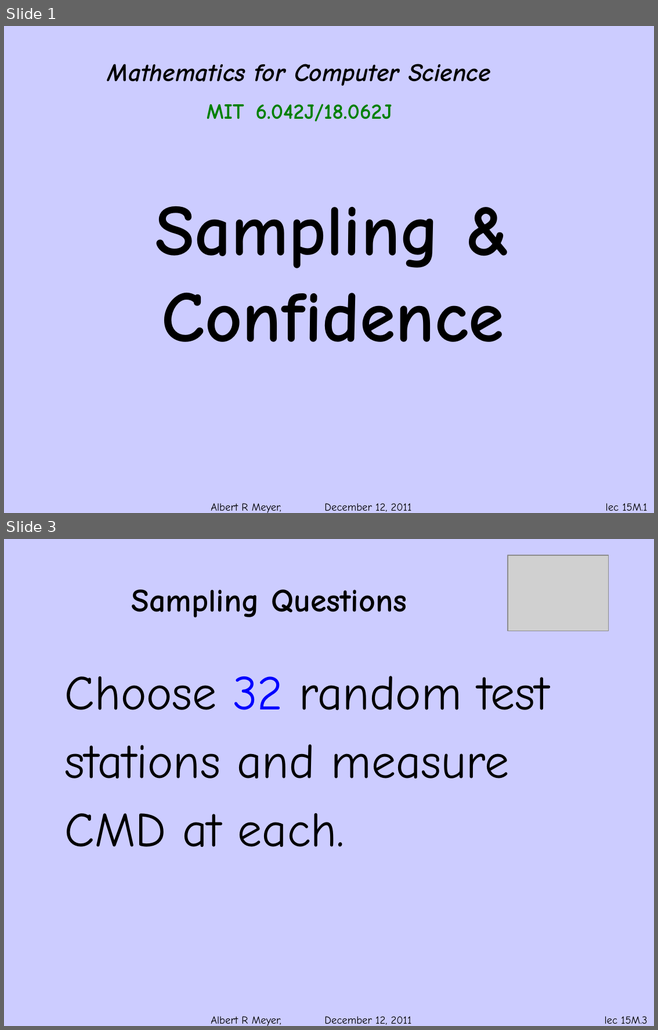
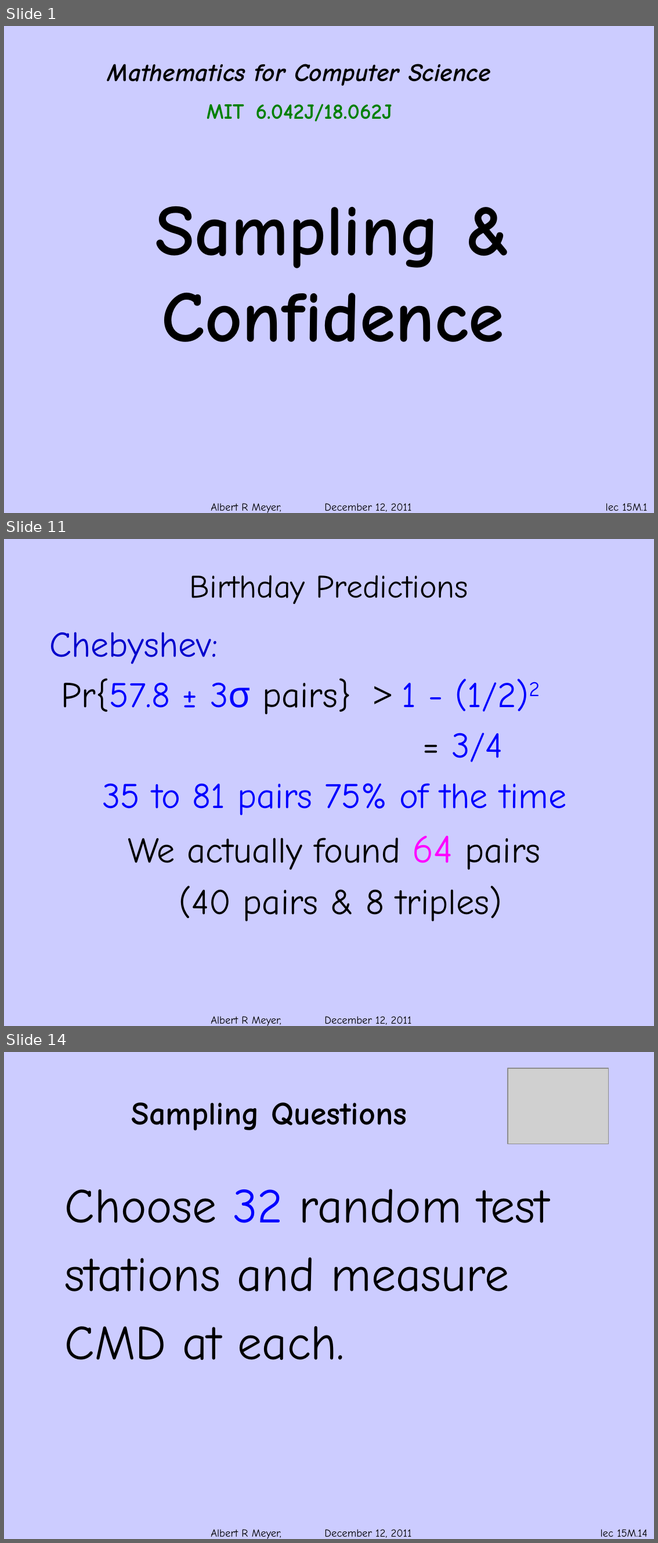
Before and after one commit to armeyer/mcs_web, a slide deck: fall11/slidesF11/slides15m.pptx. Shown one above the other, each under a label of ours: slides 1 and 3 before the commit, slides 1, 11 and 14 after it; the slides between them are not shown. The pictures are 658x1030 and 658x1543 pixels, drawn with LibreOffice and Linux fonts; fonts in the diff are those of the drawing; grey boxes stand for pictures; background and template pictures are left out. Boxes give left, top, right and bottom in pixels: in the first picture for what was removed or moved away, otherwise in the second. Text is boxed around its words. In the diff, an @@ line names an element or a change of style, - is before the commit and + after.

```diff
--- a/fall11/slidesF11/slides15m.pptx
+++ b/fall11/slidesF11/slides15m.pptx
@@ slide 11 added at (x1=4, y1=539, x2=654, y2=1026), background #CCCCFF; not listed: 1 template element that a slide beside it also shows @@
@@ title added at (x1=190, y1=575, x2=469, y2=604), 36 pt, text #000000 @@
+Birthday Predictions
@@ text added at (x1=49, y1=632, x2=566, y2=922), 40 pt, text #000000 @@
+Chebyshev:
+Pr{57.8 ± 3σ pairs} > 1 - (1/2)2
+= 3/4
+35 to 81 pairs 75% of the time
+We actually found 64 pairs
+(40 pairs & 8 triples)
@@ what was slide 3 is now slide 14 @@
@@ page number at (x1=600, y1=1529, x2=647, y2=1537): text changed @@
-lec 15M.3
+lec 15M.14
```
Also in this commit, not shown: 2 slides changed, 10 other slides added.
